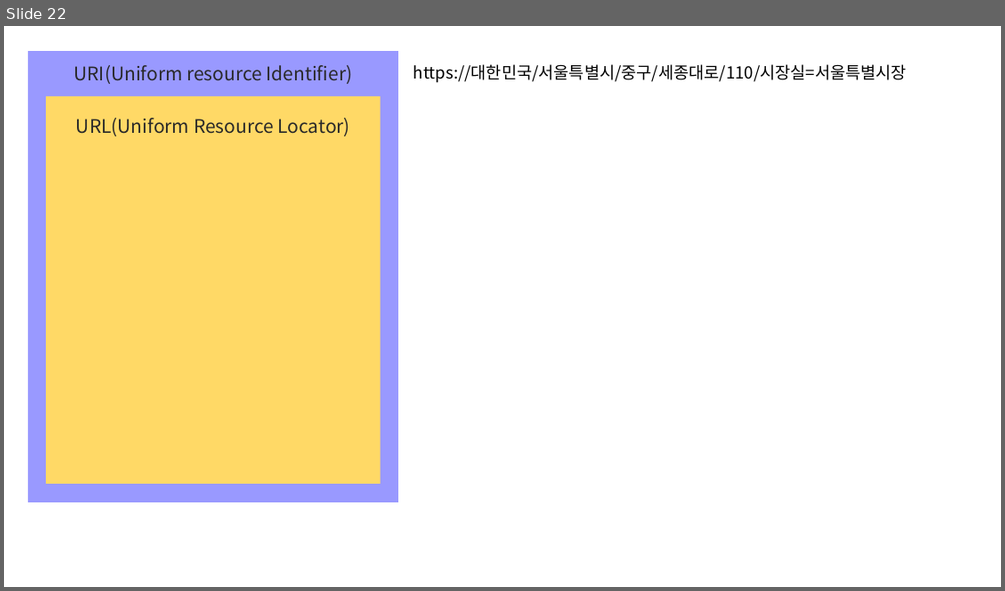
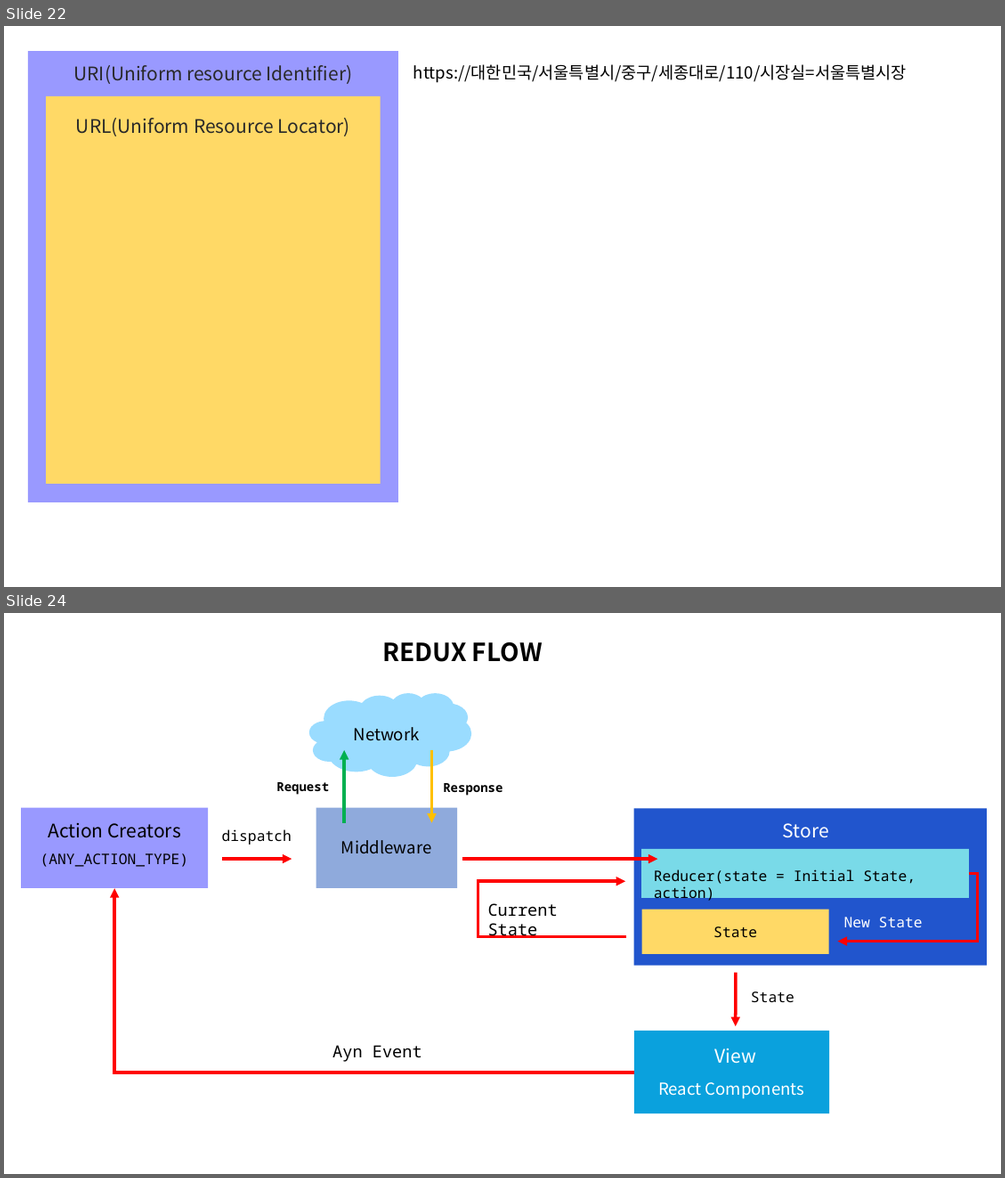
Before and after one commit to yeong-hyeon-kim/Any-Code, a slide deck: Image/Diagram/Canvas.pptx. Shown one above the other, each under a label of ours: slide 22 before the commit, slides 22 and 24 after it; the slides between them are not shown. The pictures are 1005x591 and 1005x1178 pixels, drawn with LibreOffice and Linux fonts; fonts in the diff are those of the drawing. Boxes give left, top, right and bottom in pixels: in the first picture for what was removed or moved away, otherwise in the second. Text is boxed around its words. In the diff, an @@ line names an element or a change of style, - is before the commit and + after.

```diff
--- a/Image/Diagram/Canvas.pptx
+++ b/Image/Diagram/Canvas.pptx
@@ slide 24 added at <box>4,613,1001,1174</box>, background #FFFFFF @@
@@ text added at <box>382,642,542,662</box>, 24 pt, text #000000, bold @@
+REDUX FLOW
@@ cloud added at <box>309,693,471,777</box>, fill #9ADCFF @@
@@ text added at <box>354,727,420,741</box>, 16 pt, text #000000 @@
+Network
@@ arrow added from (344, 822) to (344, 750), #00B050 3 pt @@
@@ arrow added from (432, 750) to (432, 822), #FFC000 3 pt @@
@@ text added at <box>276,782,329,795</box>, 12 pt, text #000000, bold @@
+Request
@@ text added at <box>443,783,502,795</box>, 12 pt, text #000000, bold @@
+Response
@@ rectangle added at <box>21,807,208,887</box>, fill #9999FF @@
@@ text added at <box>48,823,181,838</box>, 18 pt, text #000000 @@
+Action Creators
@@ rectangle added at <box>316,807,457,887</box>, fill #8FAADC @@
@@ rectangle added at <box>634,808,987,965</box>, fill #2155CD @@
@@ text added at <box>783,823,829,838</box>, 18 pt, text #FFFFFF @@
+Store
@@ text added at <box>222,829,291,844</box>, 14 pt, text #000000 @@
+dispatch
@@ text added at <box>341,840,431,854</box>, 16 pt, text #000000 @@
+Middleware
@@ rectangle added at <box>642,849,970,898</box>, fill #79DAE8 @@
@@ text added at <box>40,853,189,867</box>, 14 pt, text #000000 @@
+(ANY_ACTION_TYPE)
@@ arrow added from (222, 859) to (291, 859), #FF0000 3 pt @@
@@ arrow added from (462, 859) to (657, 859), #FF0000 3 pt @@
@@ text added at <box>654,869,915,902</box>, 14 pt, text #000000 @@
+Reducer(state = Initial State, action)
@@ elbow arrow added from (970, 873) to (838, 941), #FF0000 3 pt @@
@@ elbow arrow added from (634, 1072) to (114, 888), #FF0000 3 pt @@
@@ elbow arrow added from (626, 937) to (625, 882), #FF0000 3 pt @@
@@ text added at <box>488,903,558,938</box>, 16 pt, text #000000 @@
+Current State
@@ rectangle added at <box>642,909,829,954</box>, fill #FFD966 @@
@@ text added at <box>713,926,757,937</box>, 14 pt, text #000000 @@
+State
@@ text added at <box>844,916,922,927</box>, 14 pt, text #FFFFFF @@
+New State
@@ arrow added from (736, 973) to (736, 1027), #FF0000 3 pt @@
@@ text added at <box>751,991,794,1002</box>, 14 pt, text #000000 @@
+State
@@ rectangle added at <box>634,1030,830,1113</box>, fill #0AA1DD @@
@@ text added at <box>332,1045,422,1062</box>, 16 pt, text #000000 @@
+Ayn Event
@@ text added at <box>715,1048,756,1063</box>, 18 pt, text #FFFFFF @@
+View
@@ text added at <box>658,1082,805,1099</box>, 16 pt, text #FFFFFF @@
+React Components
```
Also in this commit, not shown: 1 other slide added, 2 other files.
